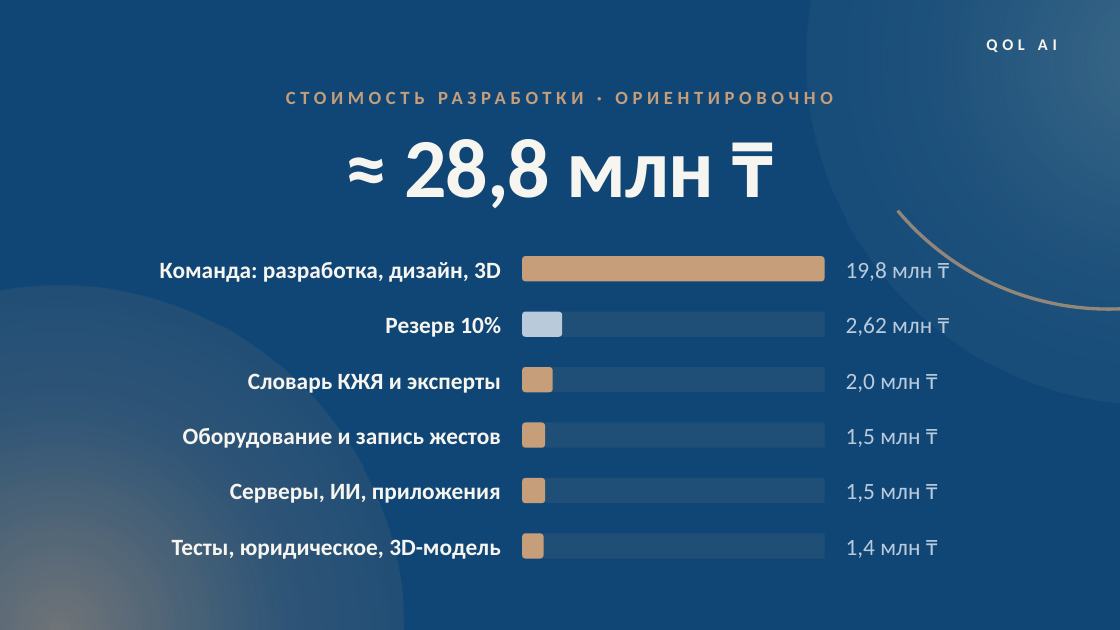
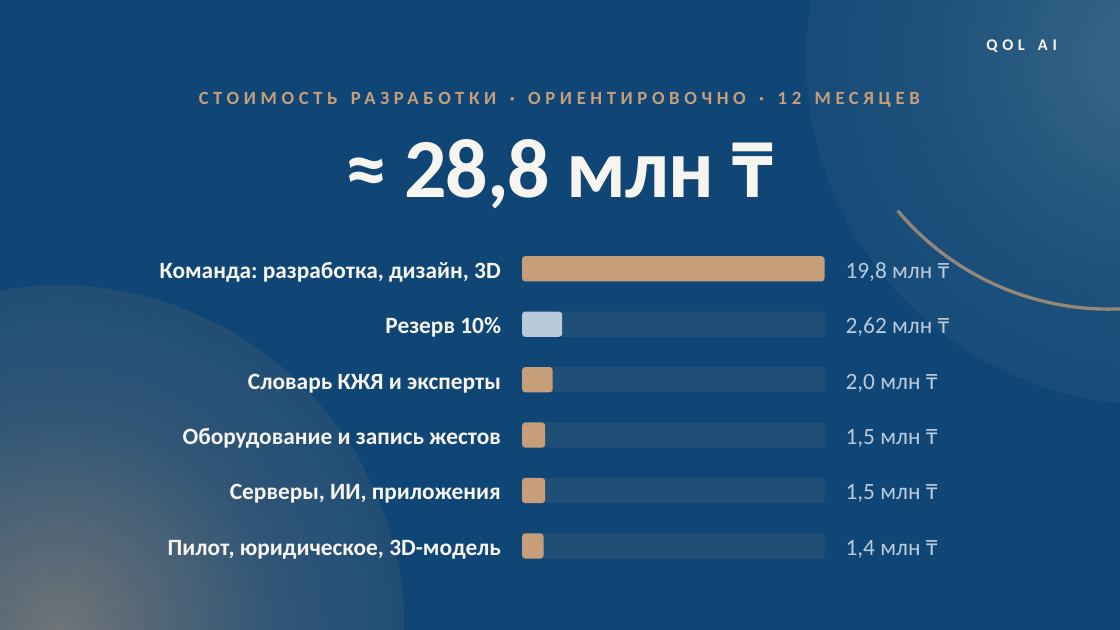
Before and after one commit to LofiSilent/Qol-Ai, a slide deck: slide 11 of presentation/QolAI_RU_Banks_qol-ai-app.pptx (slide 12 before the commit). Drawn at 1120x630 pixels with LibreOffice and Linux fonts; fonts in the diff are those of the drawing. Boxes give left, top, right and bottom in pixels: in the first picture for what was removed or moved away, otherwise in the second. Text is boxed around its words. In the diff, an @@ line names an element or a change of style, - is before the commit and + after.

```diff
--- a/presentation/QolAI_RU_Banks_qol-ai-app.pptx
+++ b/presentation/QolAI_RU_Banks_qol-ai-app.pptx
@@ text at (199, 92, 920, 107): text changed @@
-СТОИМОСТЬ РАЗРАБОТКИ · ОРИЕНТИРОВОЧНО
+СТОИМОСТЬ РАЗРАБОТКИ · ОРИЕНТИРОВОЧНО · 12 МЕСЯЦЕВ
@@ text at (168, 539, 501, 559): text changed @@
-Тесты, юридическое, 3D-модель
+Пилот, юридическое, 3D-модель
```
Also in this commit, not shown: 4 other slides changed, 1 slide removed, 1 other file.
